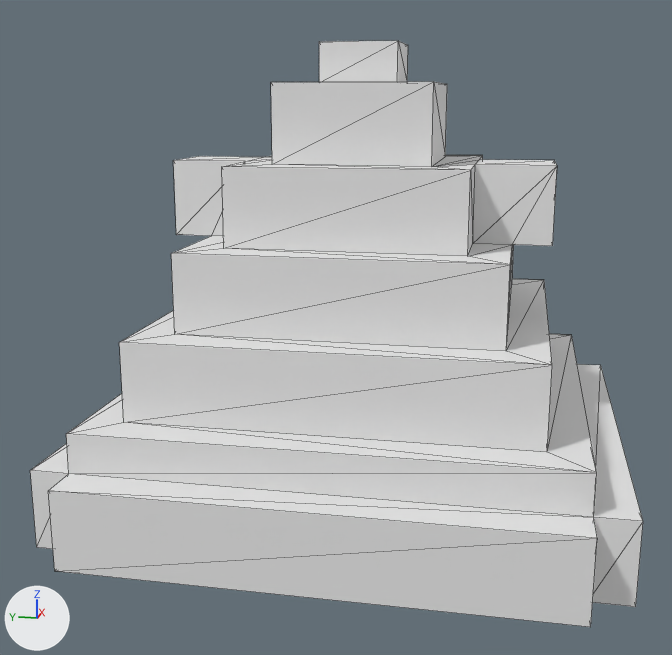
What one commit did to the OBJ model project/resource/graphics/tile/models/11.obj.
Before and after are seen from a 50 mm lens placed at (-2.5, -0.42, 1.06), pointed at (-0.05, 0.07, 0.45). The axes (+X, +Y, +Z) are drawn at lower left. The lights are the same throughout. Mesh edges are drawn as thin lines. Where no turn or scale is listed for an object, it has been applied to the vertices. Vertices at the same position are counted once.

Names of what the first picture shows: 'Untitled'.
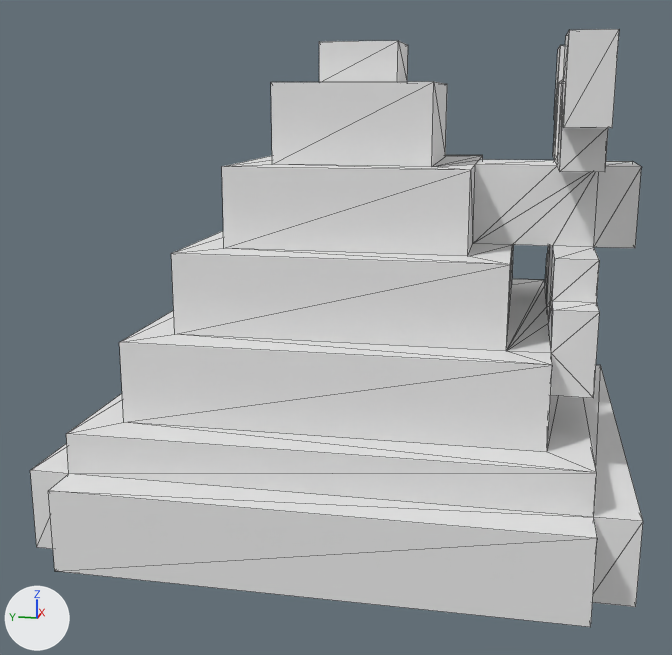
Boxes (x1, y1, x2, y2) around the edits, measured in the pictures (672 x 655 px):
'Untitled', reshaped
    before: (30, 41, 643, 627)
    after: (30, 29, 643, 627)
part 1 of me_untitled, built on
    before: (473, 166, 557, 365)
    after: (473, 29, 641, 398)
part 2 of me_untitled, cut back
    both: (173, 156, 272, 253)

The change, as a list of edits to the scene's bpy script:
```text
Change me_untitled:
    used by ob_untitled; location = (0.0, 0.0, 0.0)
    remove me_untitled.from_pydata(...)  # 88 vertices, 172 faces; spans x -0.7..0.7, y -0.7..0.7, z 0.0..1.2
    add me_untitled.from_pydata(...)  # 144 vertices, 292 faces; spans x -0.7..0.7, y -0.7..0.7, z 0.0..1.2
    me_untitled part 1
    9 faces are deleted
    44 vertices are added at x -0.4..0.4, y -0.7..-0.5, z 0.4..1.2
    5 new vertices lie (0.0, -0.1, 0.0) away from vertices in x -0.4..0.1, y -0.5..-0.4, z 0.5..0.9
    5 new vertices lie (-0.1, 0.0, 0.0) away from vertices in x -0.1..0.5, y -0.6..-0.5, z 0.5..1.1
    6 new vertices lie (0.0, 0.0, -0.1) away from vertices in x -0.4..0.4, y -0.6..-0.5, z 0.5..0.7
    6 new vertices lie (0.0, 0.0, 0.1) away from vertices in x -0.4..0.4, y -0.6..-0.5, z 0.5..1.1
    149 new faces join them
    me_untitled part 2
    10 vertices are removed from x -0.1..0.1, y 0.3..0.5, z 0.7..0.9
    27 faces are deleted
    7 new faces join them
```
